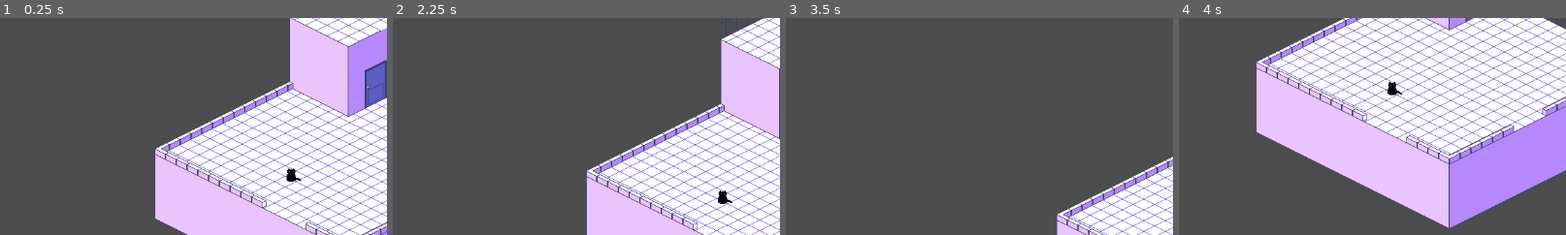
Above: before the commit, frames 1-4 (left to right).
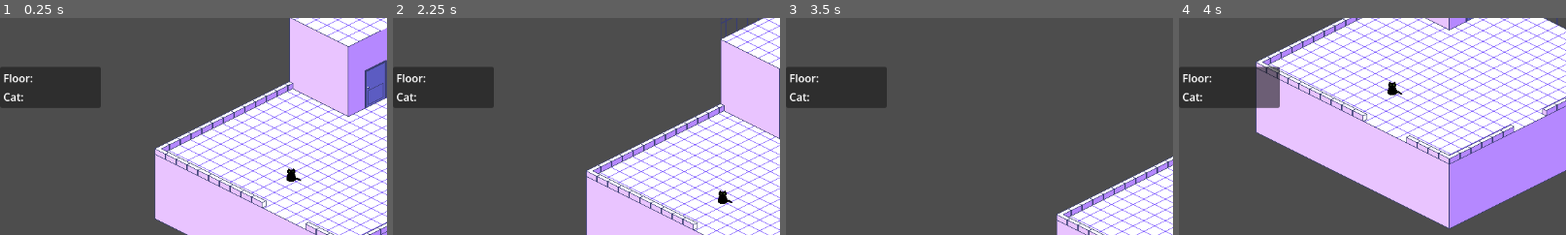
Above: after the commit, the same moments.

Repository: BloatingCat/rooftop-garden
Game: Godot game, scene res://main.tscn
Two runs of this game, one before a commit and one after it. Both use one fixed random seed, a clock stepped at 60 frames per second and the inputs below. The project has no main scene, so this scene is started directly.
Inputs (mouse positions are % of the whole screen's width and height, from its top left):
- Up to frame 1 (0.25 s): no input
- Up to frame 2 (2.25 s): click "Make food" at 0.5 s; tap Enter at 1.25 s; move the mouse to (72, 45) at 1.27 s; hold Right (ui_right) 1.28-2 s; click (72, 45) at 1.42 s; tap Space at 2 s; drag from (30, 55) to (45, 70) at 2.02 s
- Up to frame 3 (3.5 s): move the mouse to (60, 28) at 2.77 s; hold Right (ui_right) from 2.78 s (still down)
- Up to frame 4 (4 s): release Right (ui_right) at 3.5 s; tap Enter at 3.5 s; drag from (45, 70) to (20, 35) at 3.52 s
The pictures show only the part of the screen within x 0-50%, y 31-81%; the shares and areas given below are measured in that part.

The runs differ from the first frame. In frame 1, 4.8% of the frame differs, in the area x 0-27%, y 22-42%; in frame 2, 4.8%; in frame 3, 4.8%; in frame 4, 4.8%.

Commit message:
FloorProducer & CatProducer. UI panel showing aura values from producers

Diff:
--- /dev/null
+++ b/UI/aura_counter.tscn
@@ -0,0 +1,41 @@
+[gd_scene format=3 uid="uid://cf42wm7gviwc0"]
+
+[ext_resource type="Script" uid="uid://cgl8lx8wdugu8" path="res://aura_counter.gd" id="1_42jfh"]
+
+[node name="AuraCounter" type="PanelContainer" unique_id=178298980]
+offset_right = 150.0
+offset_bottom = 57.0
+script = ExtResource("1_42jfh")
+
+[node name="MarginContainer" type="MarginContainer" parent="." unique_id=1637938461]
+layout_mode = 2
+theme_override_constants/margin_left = 5
+theme_override_constants/margin_top = 5
+theme_override_constants/margin_right = 5
+theme_override_constants/margin_bottom = 5
+
+[node name="VBoxContainer" type="VBoxContainer" parent="MarginContainer" unique_id=1632838803]
+layout_mode = 2
+theme_override_constants/separation = 5
+
+[node name="FloorRow" type="HBoxContainer" parent="MarginContainer/VBoxContainer" unique_id=383098234]
+layout_mode = 2
+
+[node name="Label" type="Label" parent="MarginContainer/VBoxContainer/FloorRow" unique_id=1094125082]
+layout_mode = 2
+text = "Floor: "
+
+[node name="FloorValue" type="Label" parent="MarginContainer/VBoxContainer/FloorRow" unique_id=549939918]
+unique_name_in_owner = true
+layout_mode = 2
+
+[node name="CatRow" type="HBoxContainer" parent="MarginContainer/VBoxContainer" unique_id=1962001472]
+layout_mode = 2
+
+[node name="Label" type="Label" parent="MarginContainer/VBoxContainer/CatRow" unique_id=2074775328]
+layout_mode = 2
+text = "Cat:"
+
+[node name="CatValue" type="Label" parent="MarginContainer/VBoxContainer/CatRow" unique_id=948139448]
+unique_name_in_owner = true
+layout_mode = 2
--- /dev/null
+++ b/aura_counter.gd
@@ -0,0 +1,20 @@
+class_name AuraCounter
+extends PanelContainer
+
+@onready var floor_value: Label = %FloorValue
+@onready var cat_value: Label = %CatValue
+
+var _floor_total: int = 0
+var _cat_total: int = 0
+
+func _ready() -> void:
+	Events.aura_gained.connect(_on_aura_gained)
+
+func _on_aura_gained(amount: int, source: String) -> void:
+	match source:
+		"floor":
+			_floor_total += amount
+			floor_value.text = str(_floor_total)
+		"cat":
+			_cat_total += amount
+			cat_value.text = str(_cat_total)
--- a/autoloads/events.gd
+++ b/autoloads/events.gd
@@ -14,3 +14,6 @@
 
 signal upgrade_available(upgrade: UpgradeData)
 signal upgrade_purchased(upgrade: UpgradeData)
+
+signal cat_petted(stored_aura: int)
+signal cat_harvested(amount: int)
--- a/characters/cat/cat.gd
+++ b/characters/cat/cat.gd
@@ -6,6 +6,7 @@
 @onready var sprite: Sprite2D = $Sprite2D
 @onready var state_machine: CatStateMachine = $CatStateMachine
 @onready var nav_agent: NavigationAgent2D = $NavigationAgent2D
+@onready var cat_producer: CatProducer = $CatProducer
 
 var _nav_ready := false
 
--- a/characters/cat/cat.tscn
+++ b/characters/cat/cat.tscn
@@ -4,6 +4,7 @@
 [ext_resource type="Script" uid="uid://b3y6hc1h5v5v4" path="res://characters/cat/cat_data.gd" id="2_c6vmg"]
 [ext_resource type="Texture2D" uid="uid://dy7j8yck5oyfj" path="res://assets/black_cat1.png" id="3_c6vmg"]
 [ext_resource type="PackedScene" uid="uid://bdqha4y2wngr6" path="res://characters/cat/cat_state_machine.tscn" id="3_xfgbo"]
+[ext_resource type="PackedScene" uid="uid://bsmab2rwvgy7n" path="res://systems/producers/cat_producer.tscn" id="5_uhhm1"]
 
 [sub_resource type="Resource" id="Resource_uhhm1"]
 script = ExtResource("2_c6vmg")
@@ -28,3 +29,5 @@
 avoidance_enabled = true
 
 [node name="CatStateMachine" parent="." unique_id=785292820 instance=ExtResource("3_xfgbo")]
+
+[node name="CatProducer" parent="." unique_id=1682737414 instance=ExtResource("5_uhhm1")]
--- a/main.tscn
+++ b/main.tscn
@@ -7,10 +7,12 @@
 [ext_resource type="PackedScene" uid="uid://curc8ntwde18m" path="res://systems/customer_system.tscn" id="4_1bvp3"]
 [ext_resource type="PackedScene" uid="uid://ccvel08cbwxpp" path="res://characters/cat/joystick.tscn" id="5_kek77"]
 [ext_resource type="PackedScene" uid="uid://q8sbte2cob1" path="res://systems/serving_system.tscn" id="6_7mycd"]
+[ext_resource type="PackedScene" uid="uid://cf42wm7gviwc0" path="res://UI/aura_counter.tscn" id="6_ycdy4"]
 [ext_resource type="PackedScene" uid="uid://dj0mfdk2dnxwo" path="res://game _view/background.tscn" id="7_272bh"]
 [ext_resource type="Resource" uid="uid://bw5ujxcn2f0se" path="res://data/guest_demon/guest_demon.tres" id="7_efxa6"]
 [ext_resource type="Script" uid="uid://i5g4d2ihbms0" path="res://game _view/camera.gd" id="8_5vw27"]
 [ext_resource type="PackedScene" uid="uid://rgwhjo1jc4wx" path="res://characters/cat/cat.tscn" id="10_4c57u"]
+[ext_resource type="PackedScene" uid="uid://bqim6284b7eeg" path="res://systems/producers/floor_producer.tscn" id="12_dg77c"]
 
 [node name="Main" type="Node2D" unique_id=2022521338]
 y_sort_enabled = true
@@ -37,6 +39,10 @@
 offset_right = 1068.0
 offset_bottom = 146.0
 
+[node name="AuraCounter" parent="UI" unique_id=178298980 instance=ExtResource("6_ycdy4")]
+offset_top = 272.0
+offset_bottom = 333.0
+
 [node name="CustomerSystem" parent="." unique_id=2104764177 node_paths=PackedStringArray("guest_anchor") instance=ExtResource("4_1bvp3")]
 guest_anchor = NodePath("../Node2D")
 guest_data = ExtResource("7_efxa6")
@@ -55,3 +61,5 @@
 
 [node name="Node2D" type="Node2D" parent="." unique_id=1272844573]
 position = Vector2(623, 472)
+
+[node name="FloorProducer" parent="." unique_id=1839603269 instance=ExtResource("12_dg77c")]
--- a/systems/customer_system.gd
+++ b/systems/customer_system.gd
@@ -2,7 +2,7 @@
 class_name CustomerSystem
 extends Node
 
-const PATIENCE_SEC := 12.0
+const PATIENCE_SEC := 30.0
 const ENERGY_TICK_SEC := 2.0
 const BASE_SPAWN_SEC := 8.0
 const MAX_CUSTOMERS := 5
@@ -13,14 +13,14 @@
 
 
 var _spawn_accum := 0.0
-var _aura_accum := 0.0
+#var _aura_accum := 0.0
 
 func _process(delta: float) -> void:
 	if GameState.day_elapsed >= GameState.DAY_DURATION_REAL:
 		return
 	_tick_spawn(delta)
 	_tick_patience(delta)
-	_tick_aura(delta)
+	#_tick_aura(delta)
 
 func _tick_spawn(delta: float) -> void:
 	var interval := maxf(2.5, BASE_SPAWN_SEC - GameState.aura * 0.04)
@@ -70,19 +70,19 @@
 		_remove_customer(c)
 		Events.customer_left.emit(c)
 
-func _tick_aura(delta: float) -> void:
-	_aura_accum += delta
-	if _aura_accum < ENERGY_TICK_SEC:
-		return
-	_aura_accum -= ENERGY_TICK_SEC
-	var n := GameState.customers.size()
-	if n == 0:
-		return
-	for c in GameState.customers:
-		c["aura_leaked"] += 1
-	GameState.aura += n
-	GameState.day_aura += n
-	Events.aura_gained.emit(n, "ambient")
+#func _tick_aura(delta: float) -> void:
+	#_aura_accum += delta
+	#if _aura_accum < ENERGY_TICK_SEC:
+		#return
+	#_aura_accum -= ENERGY_TICK_SEC
+	#var n := GameState.customers.size()
+	#if n == 0:
+		#return
+	#for c in GameState.customers:
+		#c["aura_leaked"] += 1
+	#GameState.aura += n
+	#GameState.day_aura += n
+	#Events.aura_gained.emit(n, "ambient")
 
 func _rand_name() -> String:
 	var names := ["Linh","Minh","Hoa","Nam","Thu","Bao","Mai","Tuan",
--- /dev/null
+++ b/systems/producers/base_producer.gd
@@ -0,0 +1,23 @@
+class_name BaseProducer
+extends Node
+
+@export var tick_interval: float = 5.0
+@export var amount_per_tick: int = 1
+@export var source_name: String = "unknown"
+
+var _accum: float = 0.0
+
+func _process(delta: float) -> void:
+	_accum += delta
+	if _accum >= tick_interval:
+		_accum -= tick_interval
+		var amount := _get_amount()
+		if amount > 0:
+			_on_produce(amount)
+
+func _get_amount() -> int:
+	return amount_per_tick
+
+func _on_produce(amount: int) -> void:
+	GameState.aura += amount
+	Events.aura_gained.emit(amount, source_name)
--- /dev/null
+++ b/systems/producers/cat_producer.gd
@@ -0,0 +1,39 @@
+class_name CatProducer
+extends Node
+
+@export var tick_interval: float = 5.0
+@export var aura_per_guest_per_tick: int = 2
+@export var proximity_radius: float = 80.0
+
+var stored_aura: int = 0
+var _accum: float = 0.0
+
+func _process(delta: float) -> void:
+	_accum += delta
+	if _accum < tick_interval:
+		return
+	_accum -= tick_interval
+	var nearby := _count_nearby_guests()
+	if nearby == 0:
+		return
+	var gained := nearby * aura_per_guest_per_tick
+	stored_aura += gained
+	GameState.aura += gained			# add cat value to total aura
+	Events.aura_gained.emit(gained, "cat")
+
+func harvest() -> void:
+	if stored_aura == 0:
+		return
+	GameState.aura += stored_aura
+	Events.aura_gained.emit(stored_aura, "cat_harvest")
+	stored_aura = 0
+
+func _count_nearby_guests() -> int:
+	var cat := get_parent() as Node2D
+	var count := 0
+	for c in GameState.customers:
+		if not c.has("node") or not is_instance_valid(c["node"]):
+			continue
+		if cat.global_position.distance_to(c["node"].global_position) <= proximity_radius:
+			count += 1
+	return count
--- /dev/null
+++ b/systems/producers/cat_producer.tscn
@@ -0,0 +1,7 @@
+[gd_scene format=3 uid="uid://bsmab2rwvgy7n"]
+
+[ext_resource type="Script" uid="uid://2orgkqeudpua" path="res://systems/producers/cat_producer.gd" id="1_xwyus"]
+
+[node name="CatProducer" type="Node" unique_id=1682737414]
+script = ExtResource("1_xwyus")
+metadata/_custom_type_script = "uid://2orgkqeudpua"
--- /dev/null
+++ b/systems/producers/floor_producer.gd
@@ -0,0 +1,19 @@
+class_name FloorProducer
+extends Node
+
+@export var tick_interval: float = 5.0
+@export var aura_per_guest_per_tick: int = 1
+
+var _accum: float = 0.0
+
+func _process(delta: float) -> void:
+	_accum += delta
+	if _accum < tick_interval:
+		return
+	_accum -= tick_interval
+	var n := GameState.customers.size()
+	if n == 0:
+		return
+	var gained := n * aura_per_guest_per_tick
+	GameState.aura += gained
+	Events.aura_gained.emit(gained, "floor")
--- /dev/null
+++ b/systems/producers/floor_producer.tscn
@@ -0,0 +1,7 @@
+[gd_scene format=3 uid="uid://bqim6284b7eeg"]
+
+[ext_resource type="Script" uid="uid://b51ll80v285xy" path="res://systems/producers/floor_producer.gd" id="1_cbiig"]
+
+[node name="FloorProducer" type="Node" unique_id=1839603269]
+script = ExtResource("1_cbiig")
+metadata/_custom_type_script = "uid://b51ll80v285xy"
Not shown, added: aura_counter.gd.uid
Not shown, added: systems/producers/base_producer.gd.uid
Not shown, added: systems/producers/cat_producer.gd.uid
Not shown, added: systems/producers/floor_producer.gd.uid
